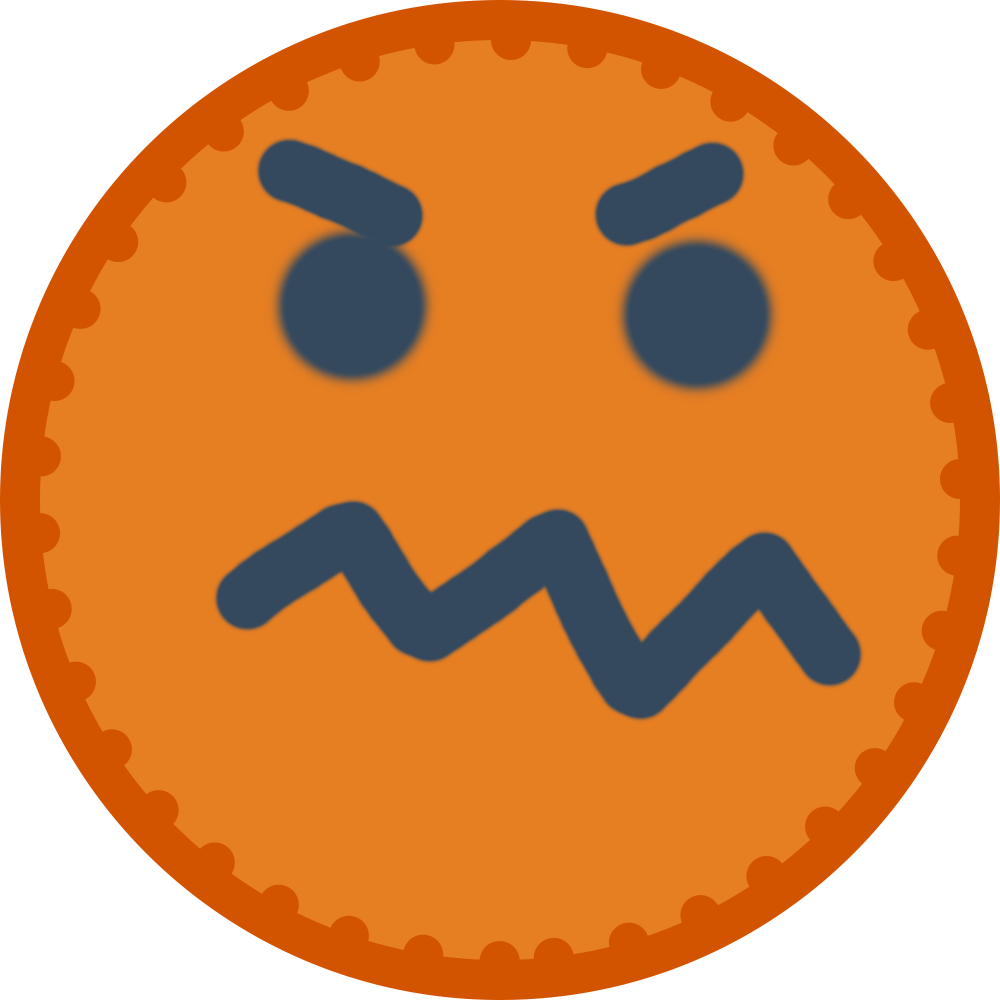
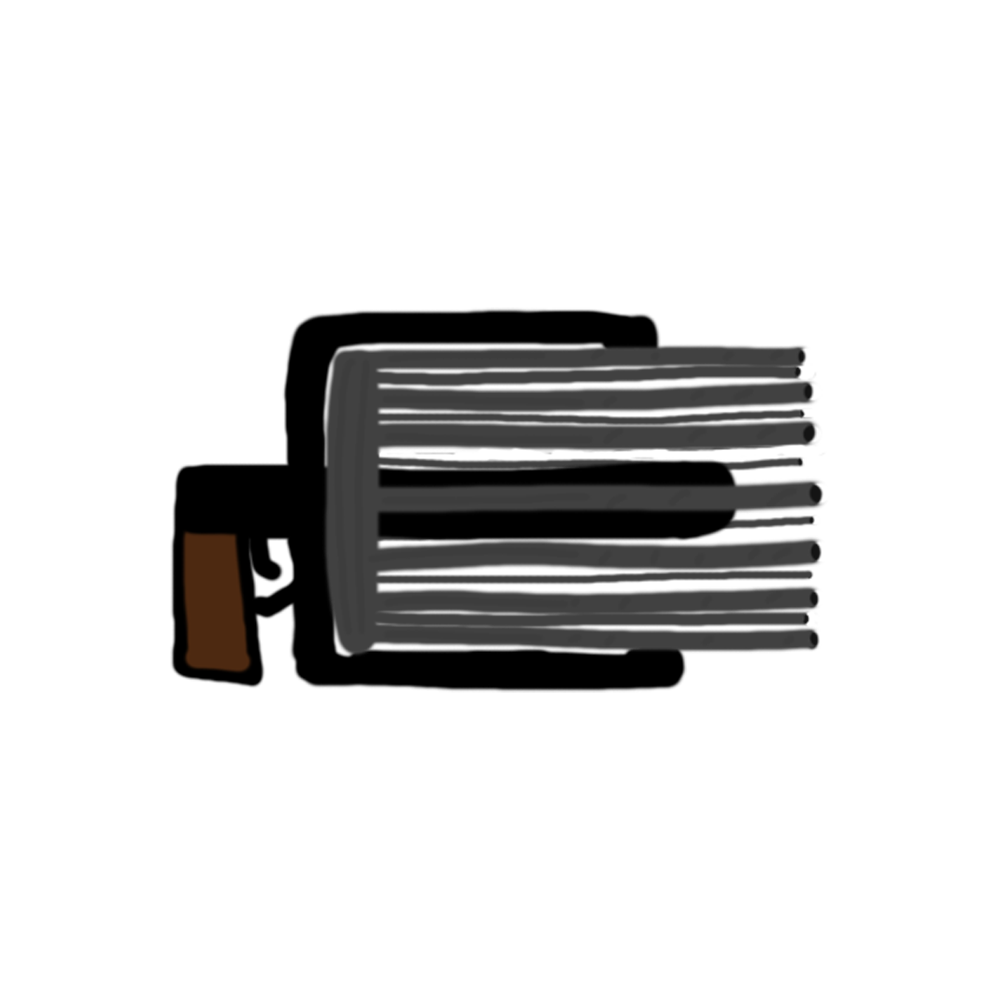
Layered file, before and after one edit (1000×1000). Changes by layer:
added group "Guns" with 3 layers above "Environment" over [128, 307, 873, 693]
added layer "Minigun" in group "Guns" over [170, 307, 830, 693]
moved "Enemy 2" into group "Enemys" over [0, 0, 1000, 1000]
